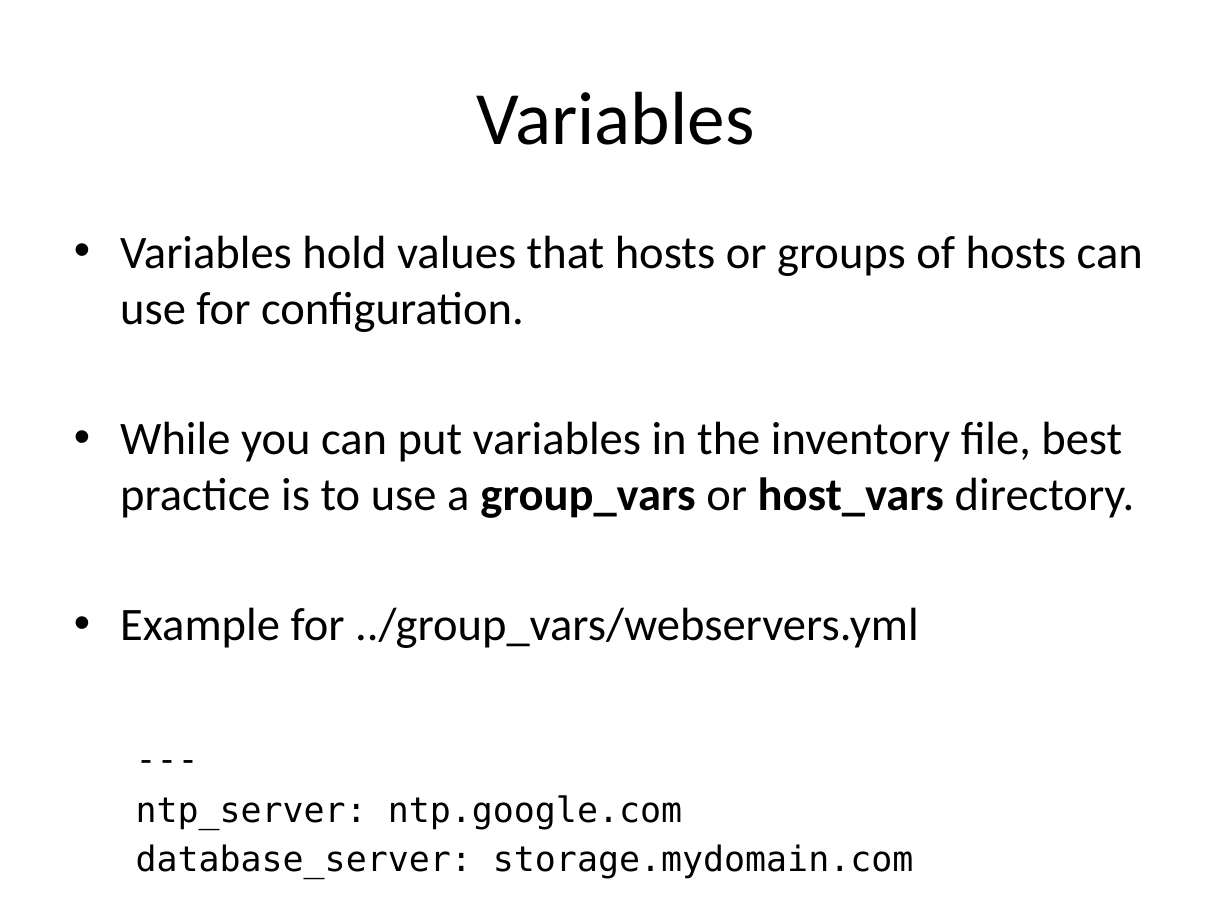
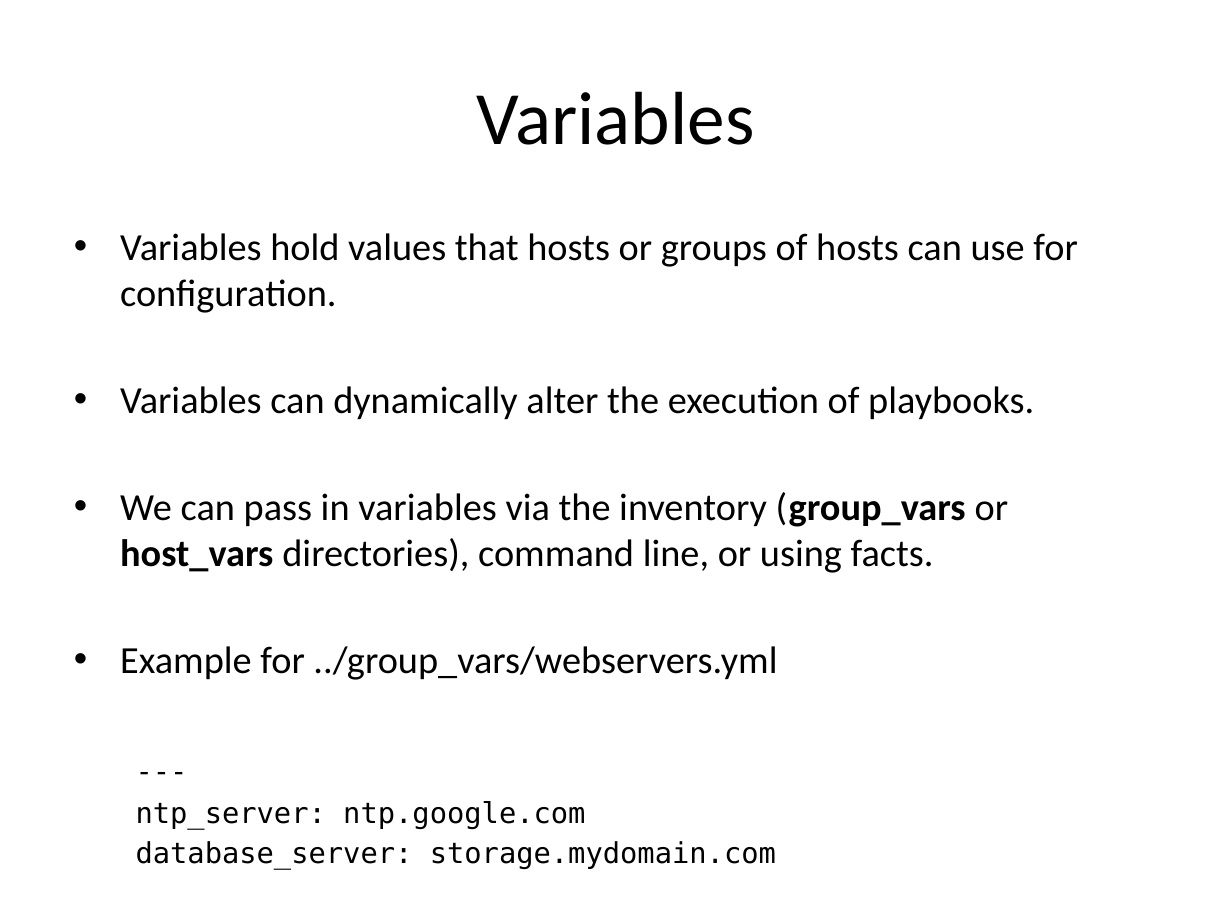
Before and after one commit to jasondbaker/infrastructure-class, a slide deck: slide 22 of lectures/infrastructure-week-10.pptx (slide 21 before the commit). Drawn at 1232x924 pixels with LibreOffice and Linux fonts; fonts in the diff are those of the drawing. Boxes give left, top, right and bottom in pixels: in the first picture for what was removed or moved away, otherwise in the second. Text is boxed around its words. In the diff, an @@ line names an element or a change of style, - is before the commit and + after.

```diff
--- a/lectures/infrastructure-week-10.pptx
+++ b/lectures/infrastructure-week-10.pptx
@@ text at [120,233,1077,829]: size 27.2 to 22.4 pt in "Variables hold values that hosts or groups ...", "Example for ../group_vars/webservers.yml"; size 20.4 to 16.8 pt in "---", "ntp_server: ntp.google.com", "database_server: storage.mydomain.com" @@
@@ text at [120,386,1034,573]: text changed; size 27.2 to 22.4 pt @@
-• While you can put variables in the inventory file, best practice is to use a group_vars or host_vars directory.
+• Variables can dynamically alter the execution of playbooks.
+• We can pass in variables via the inventory (group_vars or host_vars directories), command line, or using facts.
```
Also in this commit, not shown: 3 other slides changed, 2 slides added, 1 other file.
